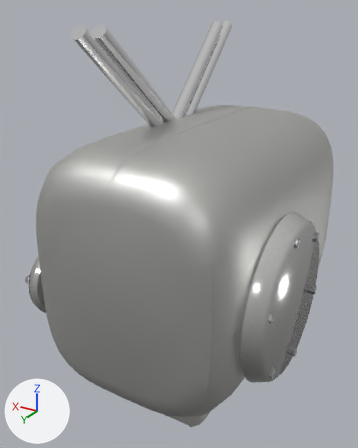
One commit to the glTF model assets/bike_parts/engine/vtwin60_1500.glb: the scene before it, then after it.
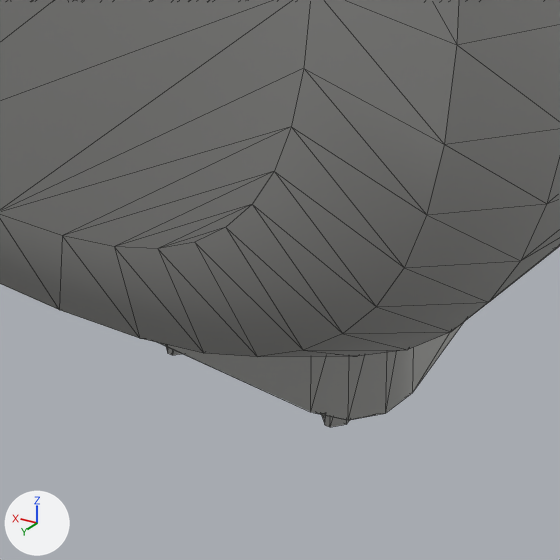
Each version is shown whole from a camera (50 mm lens) standing at (-0.244, 0.462, 0.238) and looking at (0.023, 0.018, 0.016), then close up on the part from 39% to 63% of the width and 81% to 100% of the height. Every picture has the same lights, and +X, +Y and +Z are marked at lower left. The older version's two pictures come first. The close-ups show mesh edges as thin lines. Objects named as collision shapes, trigger or cutter boxes, shadow casters or lower levels of detail are left out. Where no turn or scale is listed for an object, it has been applied to the vertices. Vertices at exactly the same position are counted once.

The first close-up shows 'lod0'.
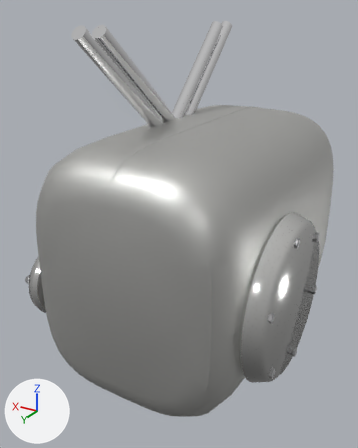
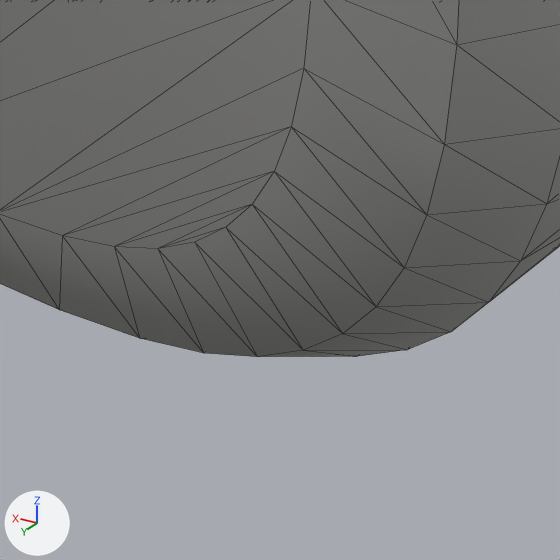
The change, as a diff of the scene's bpy script:
```diff
--- a/assets/bike_parts/engine/vtwin60_1500.glb.py
+++ b/assets/bike_parts/engine/vtwin60_1500.glb.py
@@ me_lod0 @@
 # used by ob_lod0; location = (0.0, 0.0, 0.0)
-me_lod0.from_pydata(...)  # 1920 vertices, 3744 faces; spans x -0.132..0.136, y -0.17..0.17, z -0.174..0.227
+me_lod0.from_pydata(...)  # 1780 vertices, 3488 faces; spans x -0.132..0.136, y -0.17..0.17, z -0.131..0.227
+# me_lod0 part 1: 6 loose pieces with 140 vertices, spanning x -0.06..0.06, y -0.1..0.12, z -0.174..-0.125, are deleted
 me_lod0.materials.append(mat_cast_alloy)
```

Boxes [x1, y1, x2, y2] around the edits, measured in the close-ups (560 x 560 px):
'lod0', reshaped: before [0, 0, 560, 427]; after [0, 0, 560, 357]
part 1 of me_lod0, deleted: before [160, 322, 464, 427]
